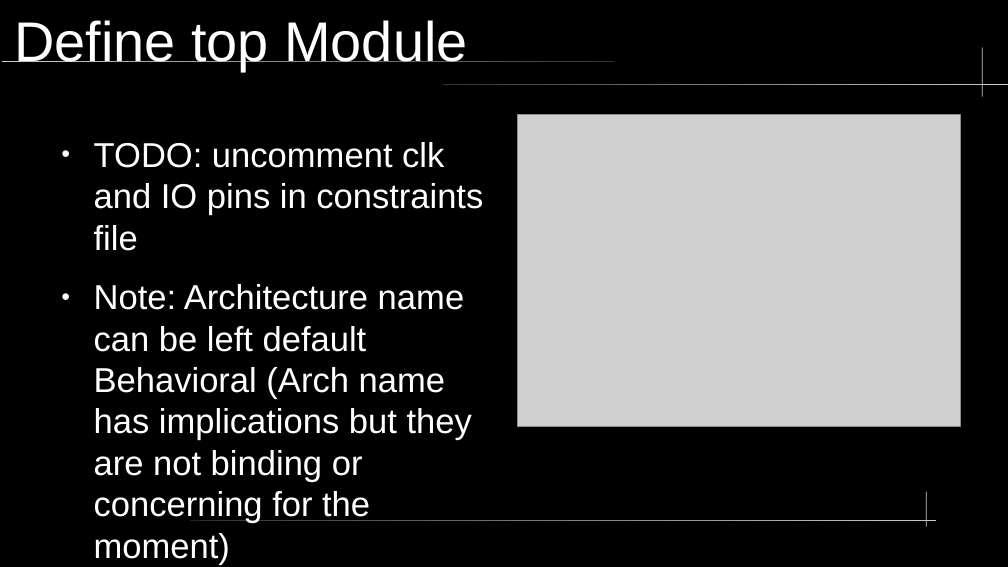
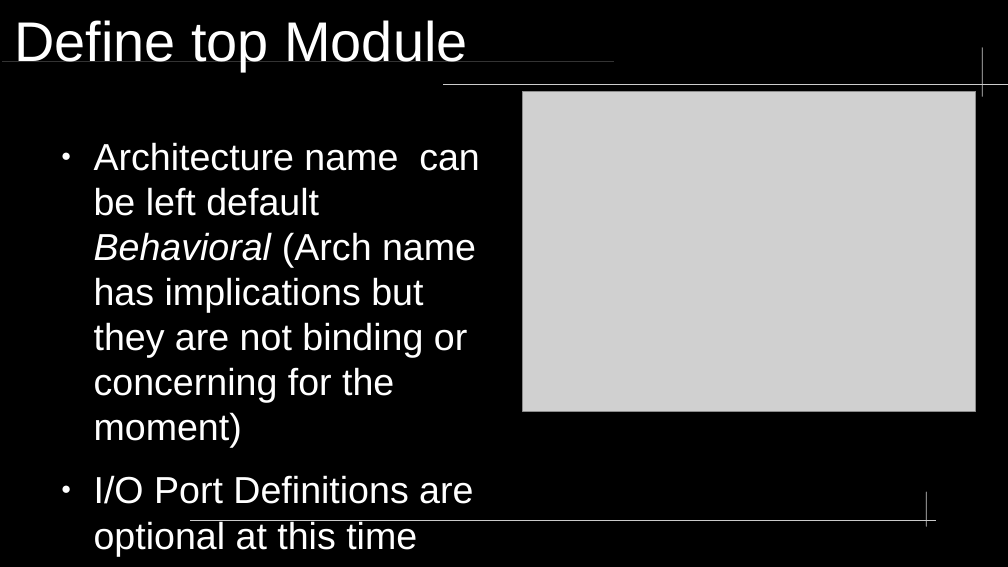
Before and after one commit to neiderm/retro_comp_fpga, a slide deck: slide 6 of docs/soc_t80_vga.odp. Drawn at 1008x567 pixels with LibreOffice and Linux fonts; fonts in the diff are those of the drawing; grey boxes stand for pictures; background and template pictures are left out. Boxes give left, top, right and bottom in pixels: in the first picture for what was removed or moved away, otherwise in the second. Text is boxed around its words. In the diff, an @@ line names an element or a change of style, - is before the commit and + after.

```diff
--- a/docs/soc_t80_vga.odp
+++ b/docs/soc_t80_vga.odp
@@ picture: place and size @@
-picture at (518, 114, 960, 427)
+picture at (523, 91, 977, 412)
@@ text at (94, 142, 480, 556): text changed; size 27.2 to 29.6 pt @@
-● TODO: uncomment clk and IO pins in constraints file
-● Note: Architecture name can be left default Behavioral (Arch name has implications but they are not binding or concerning for the moment)
+● Architecture name can be left default Behavioral (Arch name has implications but they are not binding or concerning for the moment)
+● I/O Port Definitions are optional at this time
```
Also in this commit, not shown: 7 other slides changed, 1 slide added, 1 slide removed, 1 other file.
